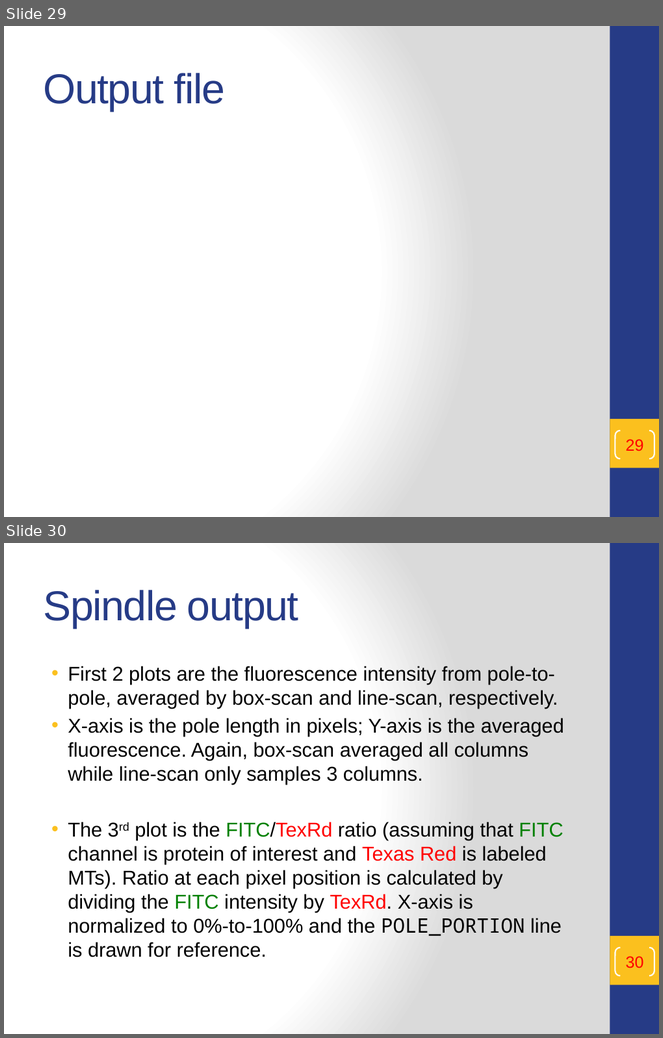
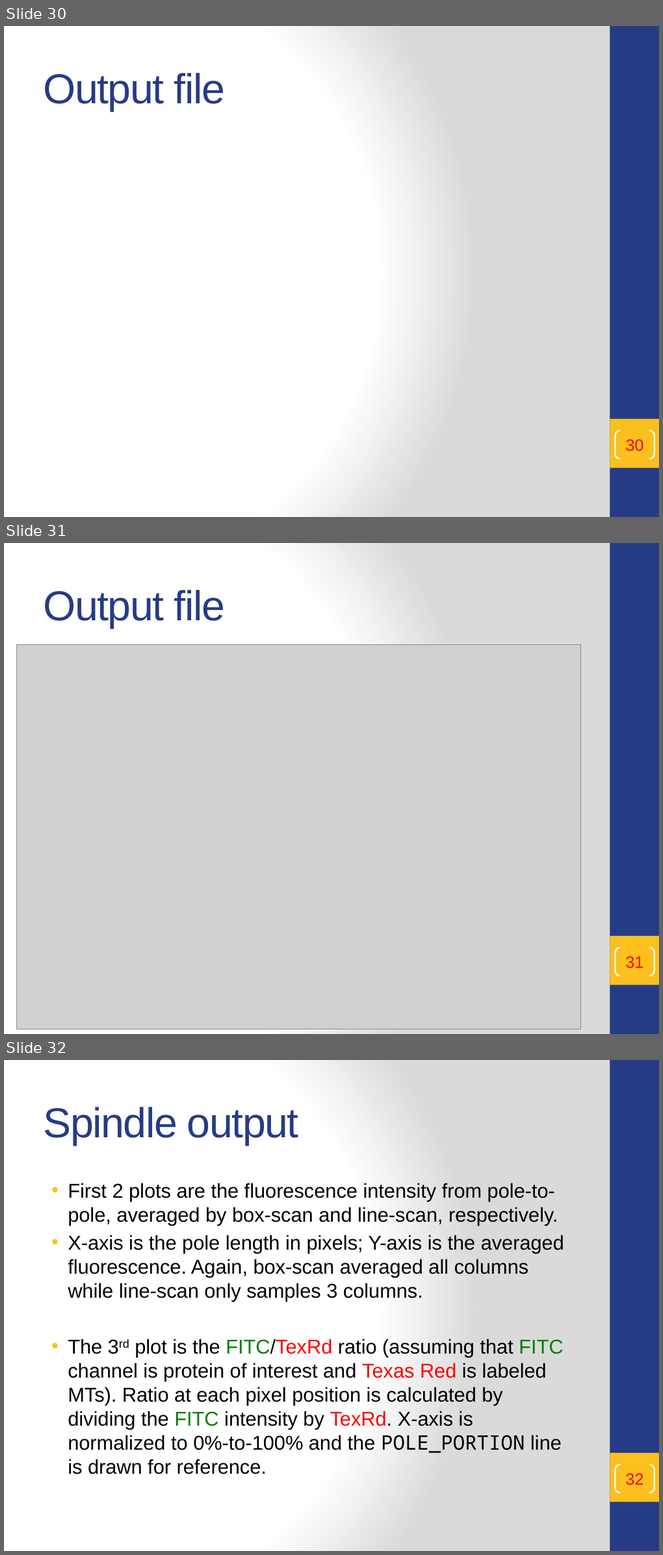
Before and after one commit to t47io/SpindleUtil, a slide deck: Scripts/SpindleQuantify/README.pptx. Shown one above the other, each under a label of ours: slides 29 and 30 before the commit, slides 30, 31 and 32 after it. The pictures are 663x1038 and 663x1555 pixels, drawn with LibreOffice and Linux fonts; fonts in the diff are those of the drawing; grey boxes stand for pictures; background and template pictures are left out. Boxes give left, top, right and bottom in pixels: in the first picture for what was removed or moved away, otherwise in the second. Text is boxed around its words. In the diff, an @@ line names an element or a change of style, - is before the commit and + after.

```diff
--- a/Scripts/SpindleQuantify/README.pptx
+++ b/Scripts/SpindleQuantify/README.pptx
@@ slide 31 added at [4, 543, 659, 1034], background gradient #FFFFFF to #DADADA; not listed: 2 template elements that a slide beside it also shows @@
@@ title added at [43, 590, 225, 628], 46 pt, text #263B86 @@
+Output file
@@ picture added at [16, 644, 581, 1030] @@
@@ page number added at [615, 948, 655, 976], outline #FFFFFF 1.5 pt, 18 pt, text #FF0000 @@
+31
@@ what was slide 29 is now slide 30 @@
@@ page number at [626, 439, 644, 452]: text changed @@
-29
+30
@@ what was slide 30 is now slide 32 @@
@@ page number at [626, 1473, 644, 1486]: text changed @@
-30
+32
```
Also in this commit, not shown: 4 slides changed, 1 other slide added, 3 other files.
